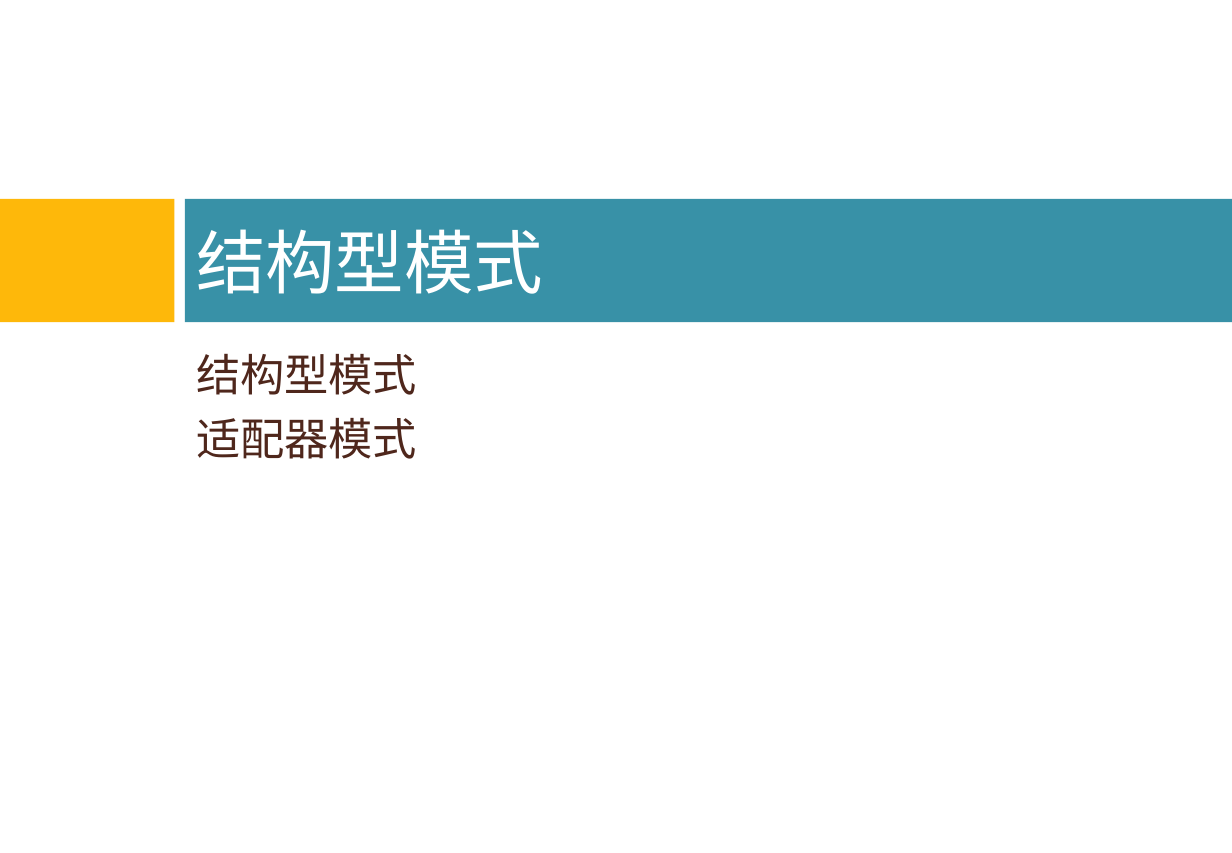
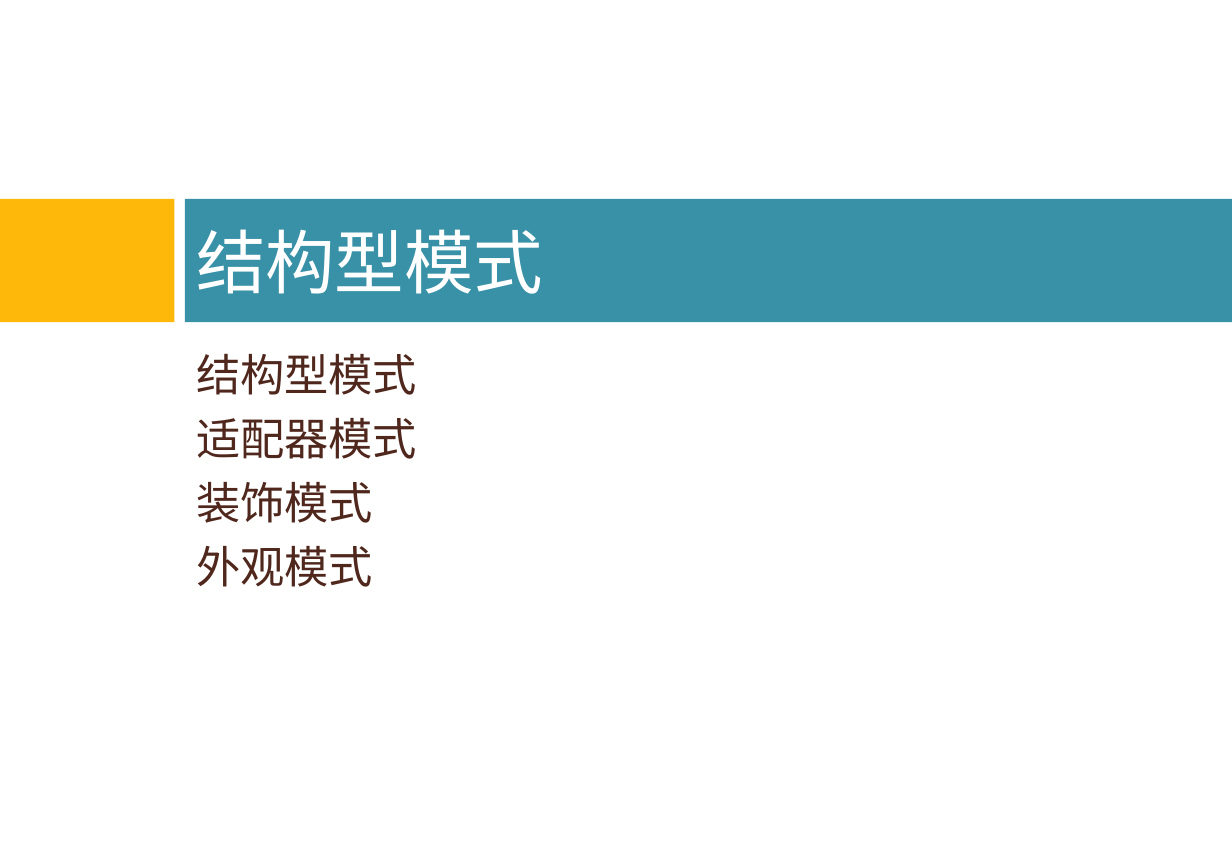
Before and after one commit to bonkboykz/jz81.github.io, a slide deck: slide 3 of course/smt/LectureNotes/(Spring2016)Lecture7.pptx. Drawn at 1232x853 pixels with LibreOffice and Linux fonts; fonts in the diff are those of the drawing; background and template pictures are left out. Boxes give left, top, right and bottom in pixels: in the first picture for what was removed or moved away, otherwise in the second. Text is boxed around its words. In the diff, an @@ line names an element or a change of style, - is before the commit and + after.

```diff
--- a/course/smt/LectureNotes/(Spring2016)Lecture7.pptx
+++ b/course/smt/LectureNotes/(Spring2016)Lecture7.pptx
@@ text at [196, 482, 373, 587]: paragraphs added @@
+装饰模式
+外观模式
```
Also in this commit, not shown: 34 slides added.
